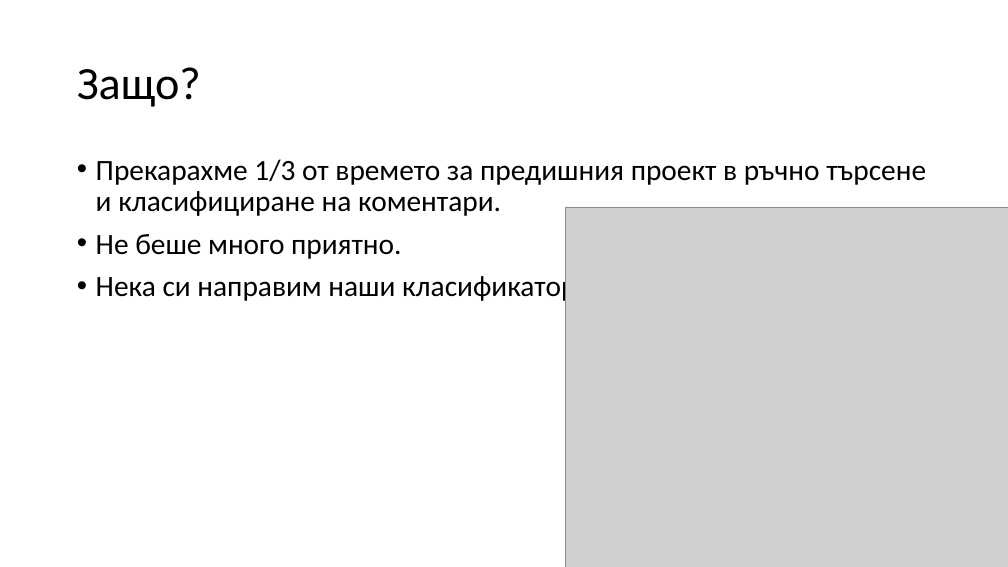
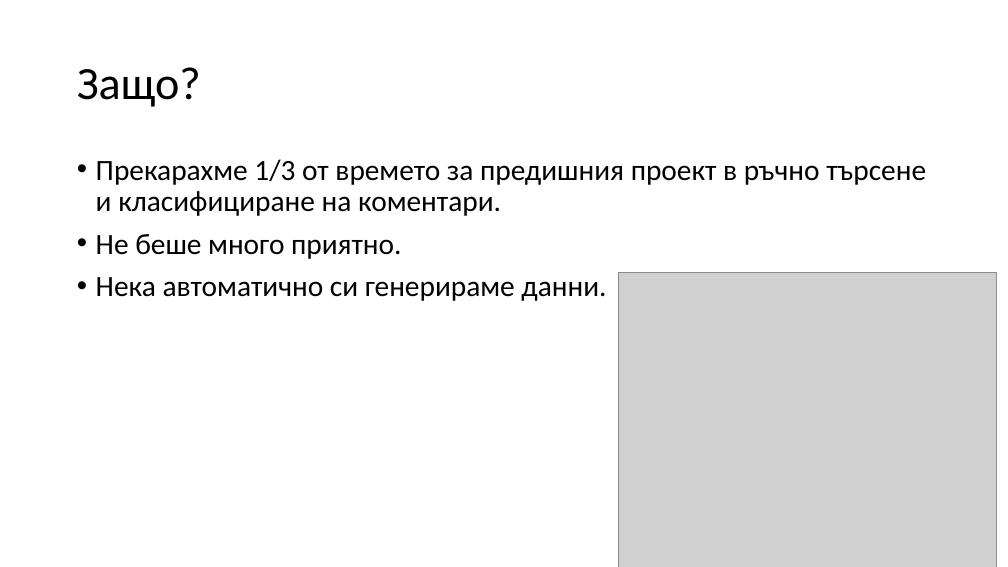
Before and after one commit to skeleta/BGMamaProject, a slide deck: slide 4 of documentation/Презентация_v2 - ОЗТ.pptx. Drawn at 1008x567 pixels with LibreOffice and Linux fonts; fonts in the diff are those of the drawing; grey boxes stand for pictures. Boxes give left, top, right and bottom in pixels: in the first picture for what was removed or moved away, otherwise in the second. Text is boxed around its words. In the diff, an @@ line names an element or a change of style, - is before the commit and + after.

```diff
--- a/documentation/Презентация_v2 - ОЗТ.pptx
+++ b/documentation/Презентация_v2 - ОЗТ.pptx
@@ text at (96, 277, 606, 301): text changed @@
-• Нека си направим наши класификатори.
+• Нека автоматично си генерираме данни.
@@ picture: place and size @@
-picture at (565, 208, 1008, 567)
+picture at (619, 272, 997, 567)
```
Also in this commit, not shown: 2 other slides changed, 1 slide added.
